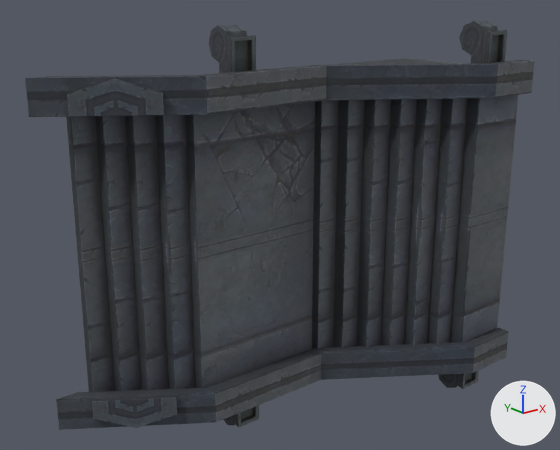
An edit to the OBJ model sceneobjs/huodong_fuben_647/huodong_fuben_647_louti03.obj, drawn before and after from the same camera.
Rendered twice from a camera (50 mm lens) standing at (-694.0, -937.0, 353.0) and looking at (-22.0, -97.0, 17.0). The lights are fixed; the arrows at lower right show +X, +Y and +Z. Where no turn or scale is listed for an object, it has been applied to the vertices. Vertices at the same position are counted once.

Objects in the first picture: 'huodong_fuben_647_louti03'.
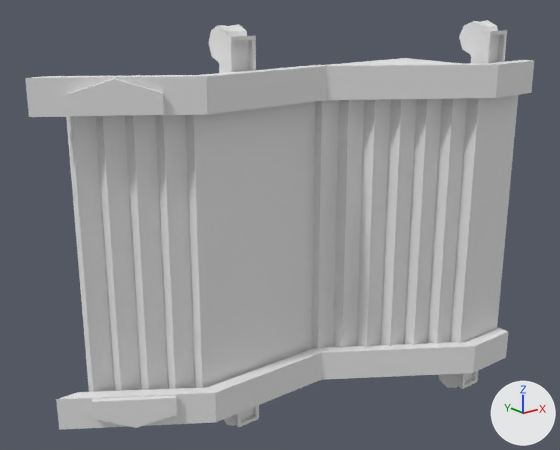
What differs and where, as boxes [x1, y1, x2, y2] in the pictures (560 x 450 px):
part 1 of me_huodong_fuben_647_louti03, recoloured
    both: [67, 20, 507, 428]
part 2 of me_huodong_fuben_647_louti03, recoloured (black to grey)
    both: [25, 60, 534, 430]

The change, as a list of edits to the scene's bpy script:
```text
Add mat_material_1_1:
    mat_material_1_1 = principled_material('material_1')
    mat_material_1_1.base_color = (0.8, 0.8, 0.8)  # white #e7e7e7
    mat_material_1_1.roughness = 1.0
Add mat_material_2_1:
    mat_material_2_1 = principled_material('material_2')
    mat_material_2_1.base_color = (0.8, 0.8, 0.8)  # white #e7e7e7
    mat_material_2_1.roughness = 1.0
Change me_huodong_fuben_647_louti03:
    where me_huodong_fuben_647_louti03.from_pydata(...)  # 450 vertices, 614 faces; spans x -338.0..338.0, y -254.0..11.0, z -299.0..299.0
    used by ob_huodong_fuben_647_louti03; location = (0.0, 0.0, 0.0)
    me_huodong_fuben_647_louti03 part 1: all 370 faces that had it switch from mat_material_2 (picture img_huodong_fuben_647_louti_02_png) to mat_material_2_1 (white #e7e7e7)
    me_huodong_fuben_647_louti03 part 2: all 244 faces that had it switch from mat_material_1 (picture img_huodong_fuben_647_louti_01_png) to mat_material_1_1 (white #e7e7e7)
```
